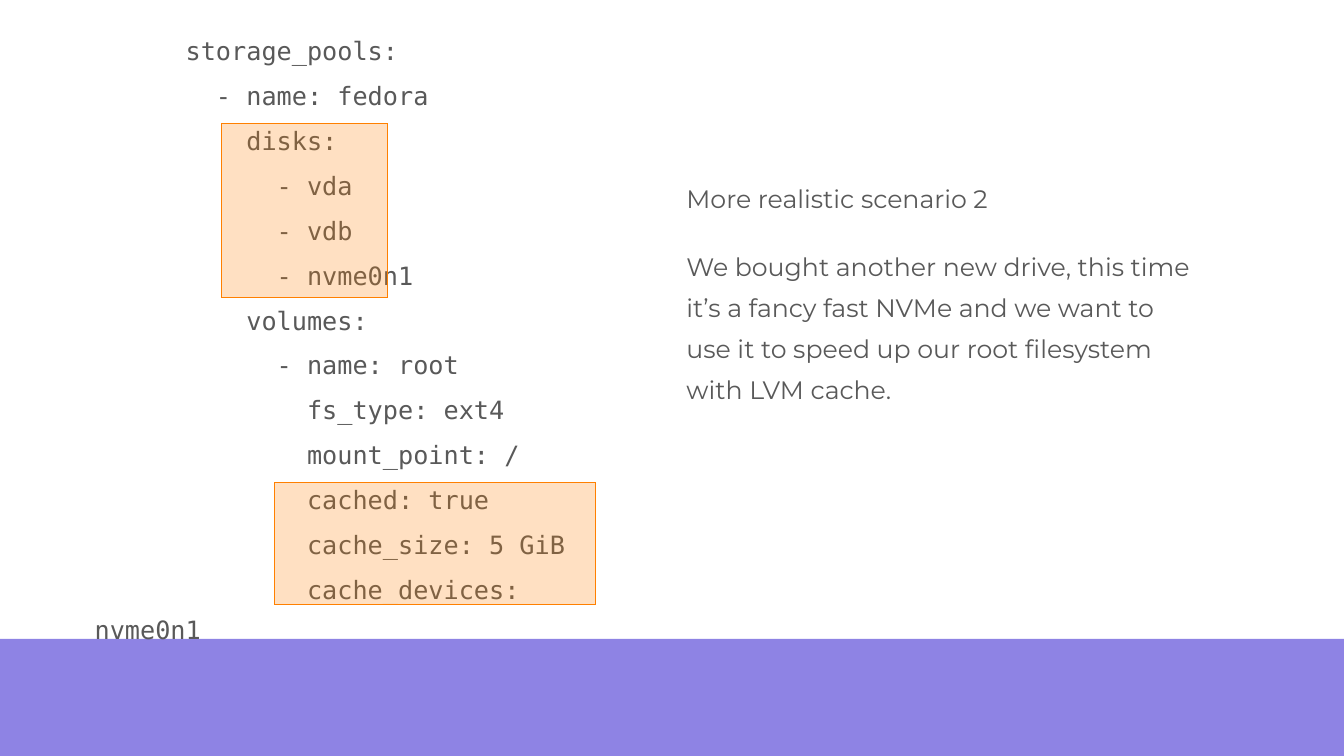
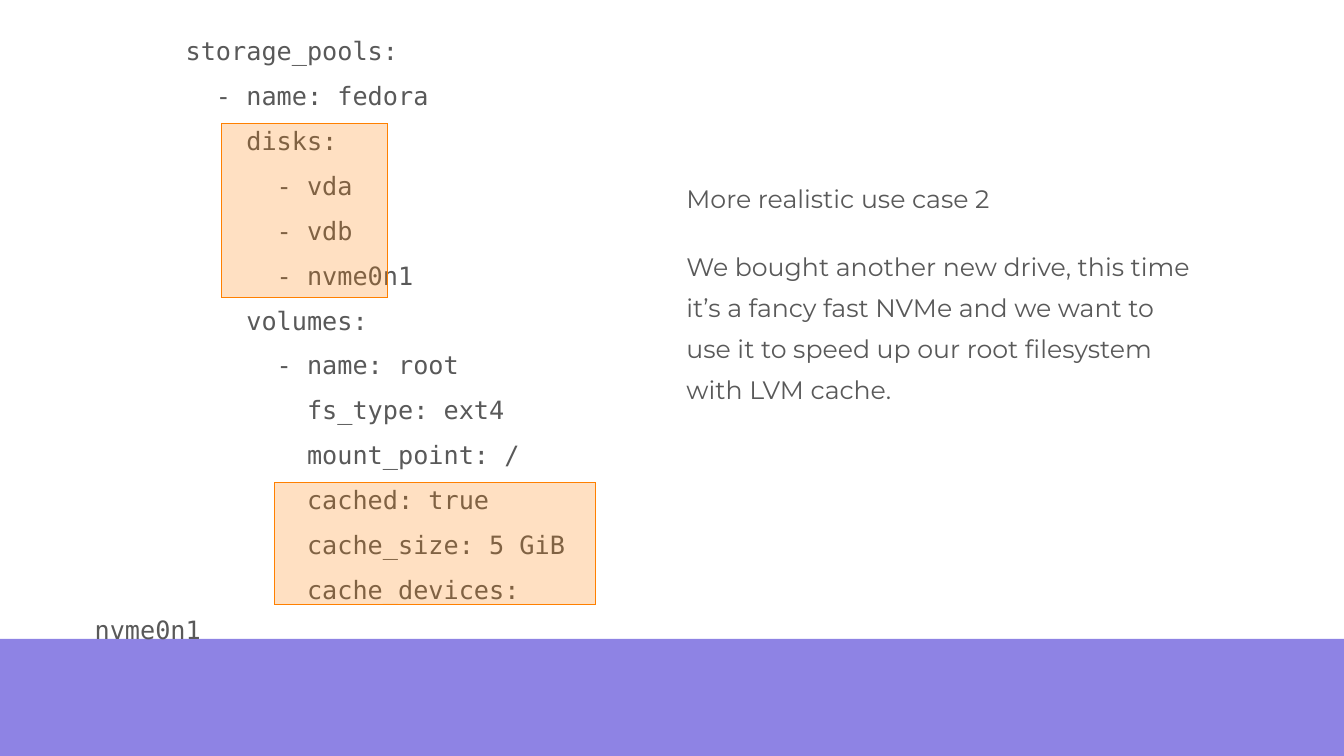
Before and after one commit to vojtechtrefny/slides, a slide deck: slide 8 of Manage storage easily with Linux System Roles/storage-role.odp. Drawn at 1344x756 pixels with LibreOffice and Linux fonts; fonts in the diff are those of the drawing; background and template pictures are left out. Boxes give left, top, right and bottom in pixels: in the first picture for what was removed or moved away, otherwise in the second. Text is boxed around its words. In the diff, an @@ line names an element or a change of style, - is before the commit and + after.

```diff
--- a/Manage storage easily with Linux System Roles/storage-role.odp
+++ b/Manage storage easily with Linux System Roles/storage-role.odp
@@ subtitle at (686,189,989,208): text changed @@
-More realistic scenario 2
+More realistic use case 2
```
Also in this commit, not shown: 4 other slides changed, 1 other file.
